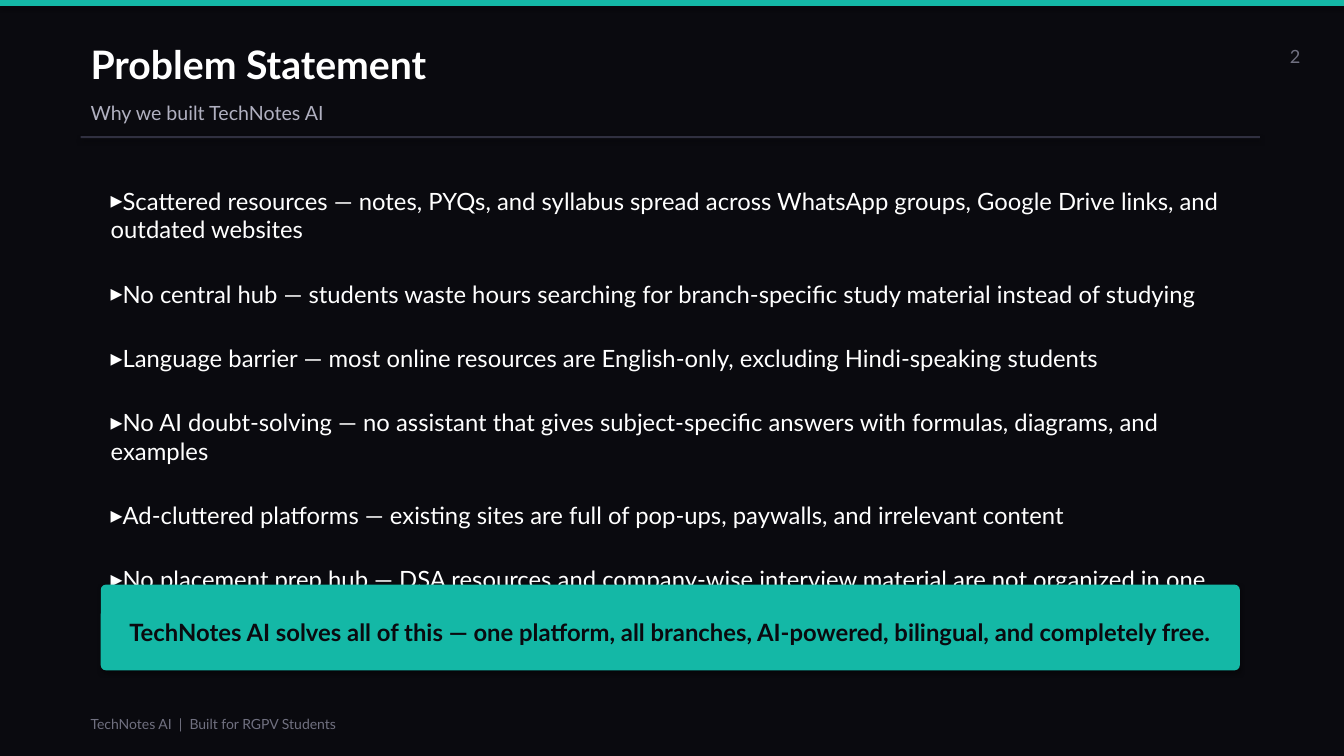
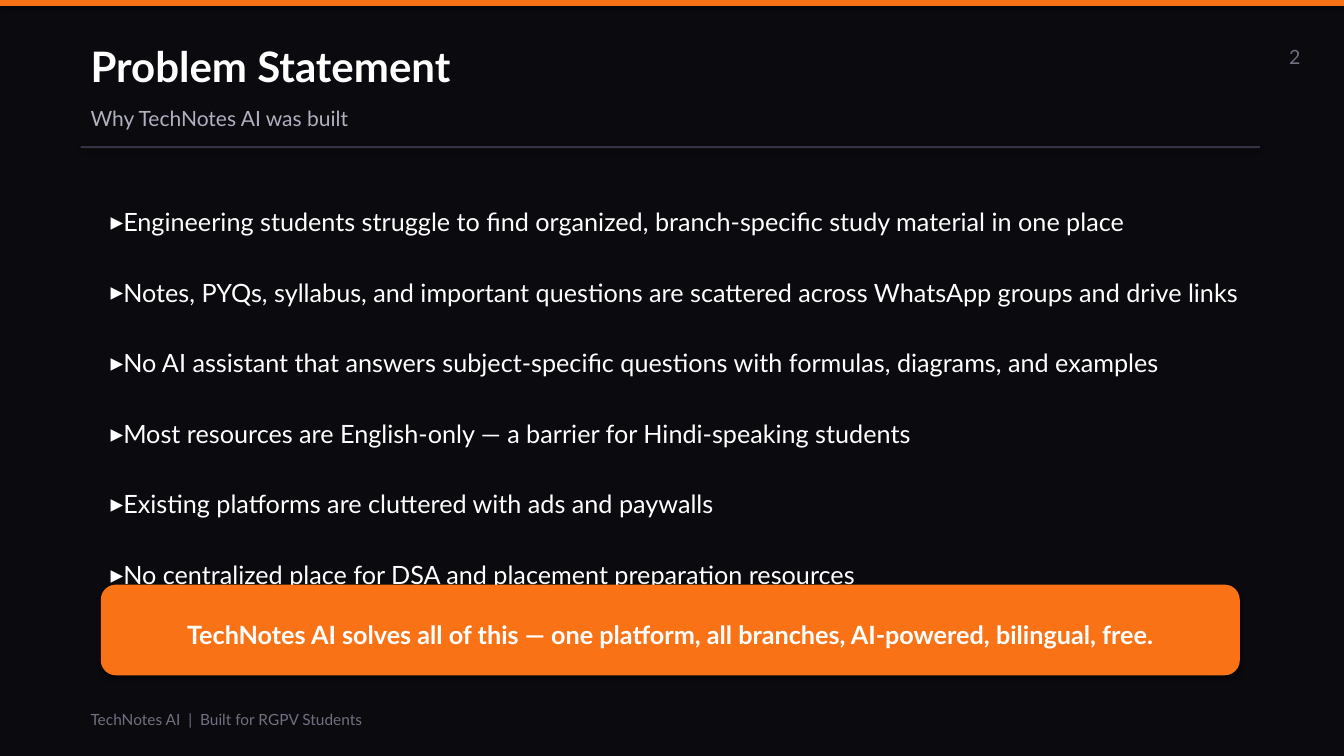
Before and after one commit to Dhruvtiwari059/tecgnotes, a slide deck: slide 2 of TechNotes_AI_Presentation.pptx. Drawn at 1344x756 pixels with LibreOffice and Linux fonts; fonts in the diff are those of the drawing. Boxes give left, top, right and bottom in pixels: in the first picture for what was removed or moved away, otherwise in the second. Text is boxed around its words. In the diff, an @@ line names an element or a change of style, - is before the commit and + after.

```diff
--- a/TechNotes_AI_Presentation.pptx
+++ b/TechNotes_AI_Presentation.pptx
@@ rectangle at <box>0,0,1344,6</box>: fill #14B8A6 to #F97316 @@
@@ text "Problem Statement" at <box>91,50,450,83</box>: size 28 to 30 pt @@
@@ text at <box>91,110,348,130</box>: text changed; size 14 to 15 pt @@
-Why we built TechNotes AI
+Why TechNotes AI was built
@@ rectangle: place and size @@
-rectangle at <box>81,136,1260,138</box>
+rectangle at <box>81,146,1260,148</box>
@@ rectangle at <box>81,146,1260,148</box>: fill #303040 to #333344 @@
@@ text at <box>123,212,1238,589</box>: text changed; size 17 to 18 pt @@
-▸ Scattered resources — notes, PYQs, and syllabus spread across WhatsApp groups, Google Drive links, and outdated websites
-▸ No central hub — students waste hours searching for branch-specific study material instead of studying
-▸ Language barrier — most online resources are English-only, excluding Hindi-speaking students
-▸ No AI doubt-solving — no assistant that gives subject-specific answers with formulas, diagrams, and examples
-▸ Ad-cluttered platforms — existing sites are full of pop-ups, paywalls, and irrelevant content
-▸ No placement prep hub — DSA resources and company-wise interview material are not organized in one place
+▸ Engineering students struggle to find organized, branch-specific study material in one place
+▸ Notes, PYQs, syllabus, and important questions are scattered across WhatsApp groups and drive links
+▸ No AI assistant that answers subject-specific questions with formulas, diagrams, and examples
+▸ Most resources are English-only — a barrier for Hindi-speaking students
+▸ Existing platforms are cluttered with ads and paywalls
+▸ No centralized place for DSA and placement preparation resources
@@ rounded rectangle "TechNotes AI solves all of ...": place and size @@
-rounded rectangle "TechNotes AI solves all of ..." at <box>101,585,1240,670</box>
+rounded rectangle "TechNotes AI solves all of ..." at <box>101,585,1240,676</box>
@@ rounded rectangle "TechNotes AI solves all of ..." at <box>101,585,1240,676</box>: fill #14B8A6 to #F97316; proportions changed @@
@@ text in rounded rectangle at <box>187,625,1153,649</box>: text changed; size 17 to 18 pt; text colour #0A0A0F to #FFFFFF @@
-TechNotes AI solves all of this — one platform, all branches, AI-powered, bilingual, and completely free.
+TechNotes AI solves all of this — one platform, all branches, AI-powered, bilingual, free.
@@ text "TechNotes AI | Built for ..." at <box>91,714,362,725</box>: size 10 to 11 pt @@
```
Also in this commit, not shown: 16 other slides changed, 1 slide added, 1 slide removed, 1 other file.
